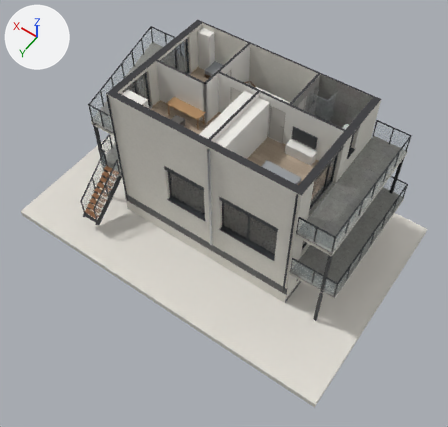
What one commit did to the glTF model schvaleni-b3-026515/model/dum_b_2np.glb.
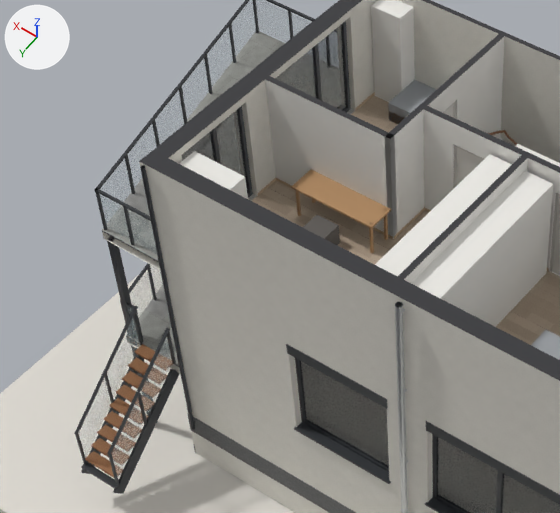
Each version is shown whole from a camera (50 mm lens) standing at (-16.6, 21.0, 26.7) and looking at (-5.6, 5.7, 2.6), then close up on the part from 11% to 61% of the width and 7% to 55% of the height. Every picture has the same lights, and +X, +Y and +Z are marked at upper left. The older version's two pictures come first. Vertices at exactly the same position are counted once.

In view in the first close-up: 'B_ext_antracit', 'B_ext_dlazba_balkon', 'B_ext_omitka', 'B_ext_sklo_zabradli', 'B_int_omitka_int', 'B_sklo_sklo', 'pevne_vinyl', 'podstava', 'rez_sten', 'skrin_loznice', 'skrin_pokoj_J', 'skrin_pokoj_S_satna', 'stul_pokoj_S' and 13 more.
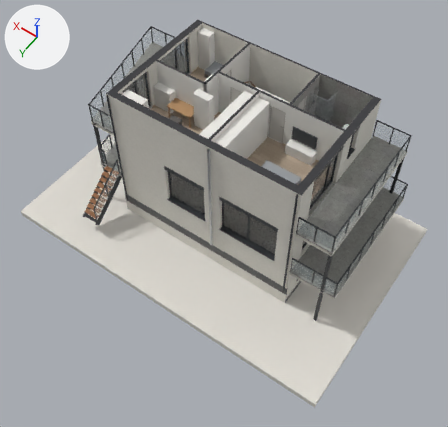
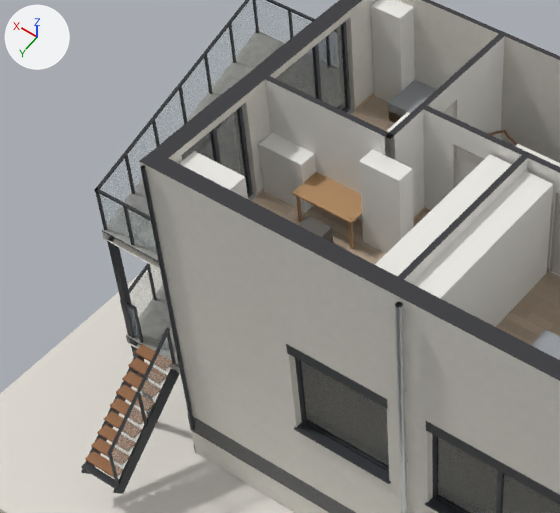
Edits to the bpy script that builds the scene:
```text
Change me_b_ext_antracit:
    used by ob_b_ext_antracit; location = (0.0, 0.0, 0.0)
    remove me_b_ext_antracit.from_pydata(...)  # 1218 vertices, 1988 faces; spans x -12.4..3.0, y -0.3..9.0, z 0.0..8.2
    add me_b_ext_antracit.from_pydata(...)  # 1178 vertices, 1928 faces; spans x -12.4..3.0, y -0.3..9.0, z 0.0..8.2
    me_b_ext_antracit part 1: the loose piece of 8 vertices spanning x 1.0..1.1, y 6.7..6.8, z 2.8..3.8 is deleted
    me_b_ext_antracit part 2: the loose piece of 8 vertices spanning x 1.0..1.1, y 6.7..8.9, z 2.0..3.9 is deleted
    me_b_ext_antracit part 3: the loose piece of 8 vertices spanning x 1.0..1.1, y 8.8..8.9, z 1.0..2.0 is deleted
    me_b_ext_antracit part 4: the loose piece of 8 vertices spanning x 1.0..1.1, y 7.8, z 1.9..2.9 is deleted
    other edits to the shape of me_b_ext_antracit do not show in these pictures
Change me_b_ext_sklo_zabradli:
    used by ob_b_ext_sklo_zabradli; location = (0.0, 0.0, 0.0)
    remove me_b_ext_sklo_zabradli.from_pydata(...)  # 360 vertices, 180 faces; spans x -12.4..2.9, y -0.2..8.8, z 1.2..6.7
    add me_b_ext_sklo_zabradli.from_pydata(...)  # 344 vertices, 172 faces; spans x -12.4..2.9, y -0.2..8.8, z 1.2..6.7
    me_b_ext_sklo_zabradli part 5: the loose piece of 4 vertices spanning x 1.0, y 6.8..7.8, z 2.1..3.7 is deleted
    me_b_ext_sklo_zabradli part 6: the loose piece of 4 vertices spanning x 1.0, y 7.9..8.8, z 1.2..2.8 is deleted
    other edits to the shape of me_b_ext_sklo_zabradli do not show in these pictures
Change me_stul_pokoj_s:
    used by ob_stul_pokoj_s; location = (0.0, 0.0, 0.0)
    remove me_stul_pokoj_s.from_pydata(...)  # 40 vertices, 60 faces; spans x -3.2..-1.3, y 3.73..4.33, z 5.79..6.54
    add me_stul_pokoj_s.from_pydata(...)  # 40 vertices, 60 faces; spans x -2.82..-1.42, y 3.73..4.45, z 5.79..6.54
    me_stul_pokoj_s part 7: the loose piece of 8 vertices spanning x -3.2..-1.3, y 3.73..4.33, z 6.5..6.54 is scaled about its middle by (0.737, 1.2, 1), then moved by (0.13, 0.06, 0.0)
    me_stul_pokoj_s part 8: the loose piece of 8 vertices spanning x -3.15..-3.1, y 3.78..3.83, z 5.79..6.54 is moved by (0.38, 0.0, 0.0)
    me_stul_pokoj_s part 9: the loose piece of 8 vertices spanning x -3.15..-3.1, y 4.23..4.28, z 5.79..6.54 is moved by (0.38, 0.12, 0.0)
    me_stul_pokoj_s part 10: the loose piece of 8 vertices spanning x -1.4..-1.35, y 4.23..4.28, z 5.79..6.54 is moved by (-0.12, 0.12, 0.0)
    other edits to the shape of me_stul_pokoj_s do not show in these pictures
Add me_police_pokoj_s_stul:
    me_police_pokoj_s_stul.from_pydata(...)  # a box spanning x -1.42..-0.4, y 3.73..4.13, z 5.792..6.992
    me_police_pokoj_s_stul.materials.append(mat_n_nabytek__2np)  # white #eceae5
Add me_knihovna_pokoj_s:
    me_knihovna_pokoj_s.from_pydata(...)  # a box spanning x -3.72..-2.82, y 3.73..4.13, z 5.79..7.79
    me_knihovna_pokoj_s.materials.append(mat_n_nabytek__2np)  # white #eceae5
Add me_knihovna_pokoj_j:
    me_knihovna_pokoj_j.from_pydata(...)  # a box spanning x -3.1..-2.72, y 2.52..3.17, z 5.79..7.79
    me_knihovna_pokoj_j.materials.append(mat_n_nabytek__2np)  # white #eceae5
Add ob_police_pokoj_s_stul:
    ob_police_pokoj_s_stul = bpy.data.objects.new('police_pokoj_S_stul', me_police_pokoj_s_stul)
    ob_police_pokoj_s_stul.location = (0.0, 0.0, 0.0)
Add ob_knihovna_pokoj_s:
    ob_knihovna_pokoj_s = bpy.data.objects.new('knihovna_pokoj_S', me_knihovna_pokoj_s)
    ob_knihovna_pokoj_s.location = (0.0, 0.0, 0.0)
Add ob_knihovna_pokoj_j:
    ob_knihovna_pokoj_j = bpy.data.objects.new('knihovna_pokoj_J', me_knihovna_pokoj_j)
    ob_knihovna_pokoj_j.location = (0.0, 0.0, 0.0)
```

Boxes [x1, y1, x2, y2] around the edits, measured in the close-ups (560 x 513 px; the box of a moved part takes in the faces that stretch with it):
'B_ext_antracit', reshaped
    before: [74, 0, 560, 513]
    after: [81, 0, 560, 513]
'B_ext_sklo_zabradli', reshaped
    before: [79, 0, 311, 478]
    after: [100, 0, 311, 478]
'knihovna_pokoj_S', added
    after: [359, 149, 414, 254]
'stul_pokoj_S', reshaped
    before: [291, 170, 391, 254]
    after: [292, 172, 362, 249]
'police_pokoj_S_stul', added
    after: [259, 133, 316, 213]
'knihovna_pokoj_J', added (mostly hidden)
    after: [387, 112, 410, 132]
part 1 of me_b_ext_antracit, deleted
    before: [133, 312, 143, 345]
part 2 of me_b_ext_antracit, deleted
    before: [74, 309, 136, 435]
part 3 of me_b_ext_antracit, deleted
    before: [76, 434, 87, 465]
part 4 of me_b_ext_antracit, deleted
    before: [105, 373, 114, 404]
part 5 of me_b_ext_sklo_zabradli, deleted
    before: [107, 318, 139, 398]
part 6 of me_b_ext_sklo_zabradli, deleted
    before: [79, 378, 111, 457]
part 7 of me_stul_pokoj_s, moved or reshaped
    before: [291, 170, 391, 229]
    after: [292, 172, 362, 224]
part 8 of me_stul_pokoj_s, moved or reshaped (not visible afterwards)
    before: [384, 209, 388, 240]
part 9 of me_stul_pokoj_s, moved or reshaped
    before: [369, 222, 374, 254]
    after: [349, 223, 354, 249]
part 10 of me_stul_pokoj_s, moved or reshaped
    before: [295, 185, 301, 216]
    after: [296, 196, 302, 222]
